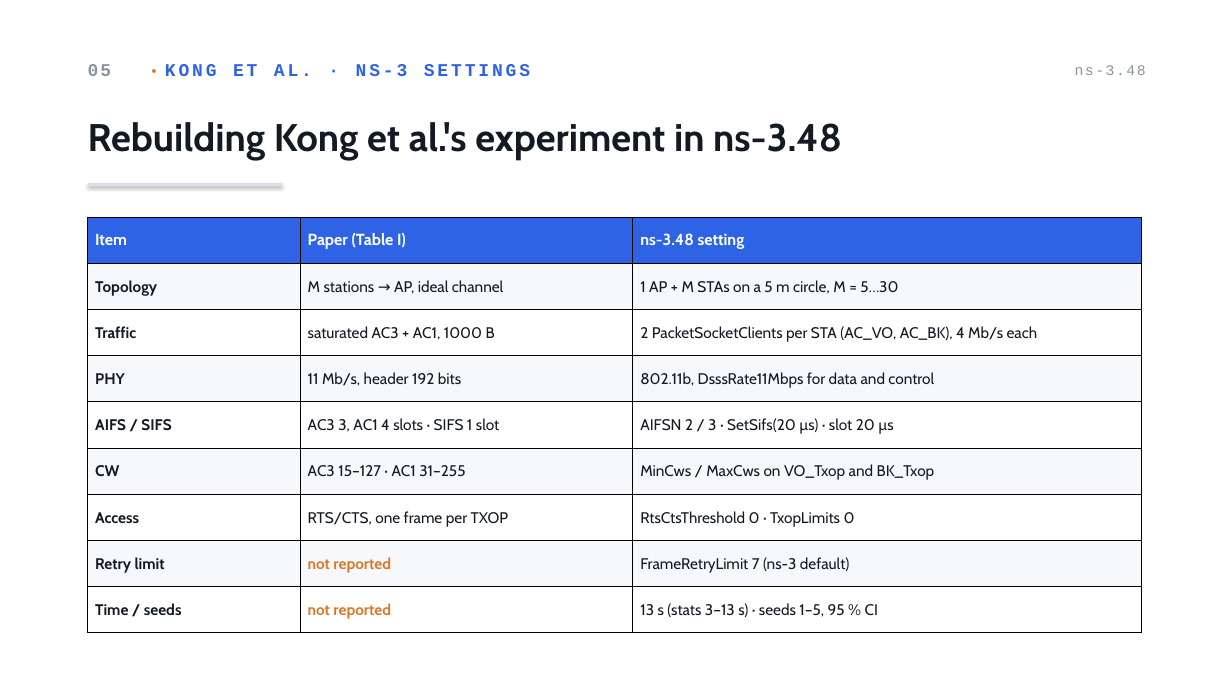
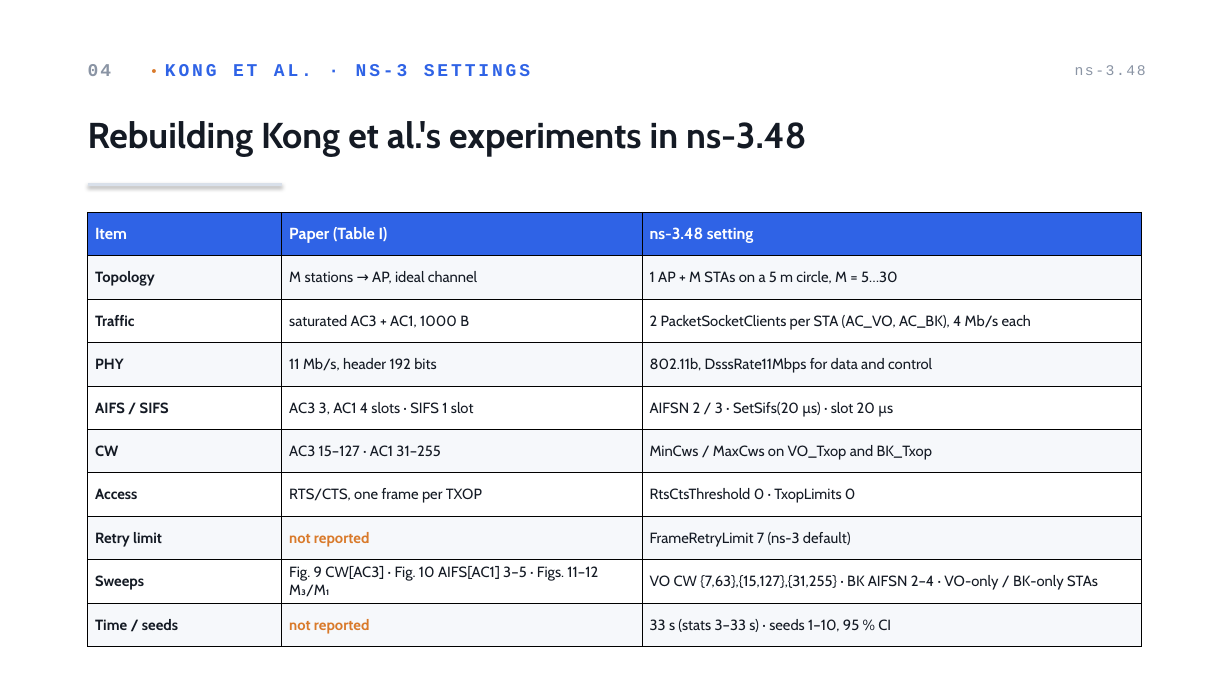
Before and after one commit to AhmadRifqi86/MWN-2026-M11402804-Rifqi, a slide deck: slide 5 of assets/ppt/a3-M11402804-AhmadRifqi.pptx (slide 6 before the commit). Drawn at 1232x693 pixels with LibreOffice and Linux fonts; fonts in the diff are those of the drawing. Boxes give left, top, right and bottom in pixels: in the first picture for what was removed or moved away, otherwise in the second. Text is boxed around its words. In the diff, an @@ line names an element or a change of style, - is before the commit and + after.

```diff
--- a/assets/ppt/a3-M11402804-AhmadRifqi.pptx
+++ b/assets/ppt/a3-M11402804-AhmadRifqi.pptx
@@ text at box(88, 64, 530, 76): text changed @@
-05 • KONG ET AL. · NS-3 SETTINGS
+04 • KONG ET AL. · NS-3 SETTINGS
@@ text at box(88, 121, 806, 157): text changed; size 30 to 28 pt @@
-Rebuilding Kong et al.'s experiment in ns-3.48
+Rebuilding Kong et al.'s experiments in ns-3.48
@@ table at box(88, 213, 1141, 647) @@
-row 9: Time / seeds | not reported | 13 s (stats 3–13 s) · seeds 1–5, 95 % CI
+row 9: Sweeps | Fig. 9 CW[AC3] · Fig. 10 AIFS[AC1] 3–5 · Figs. 11–12 M₃/M₁ | VO CW {7,63},{15,127},{31,255} · BK AIFSN 2–4 · VO-only / BK-only STAs
+row 10: Time / seeds | not reported | 33 s (stats 3–33 s) · seeds 1–10, 95 % CI
@@ table: place and size @@
-table at box(88, 217, 1141, 633)
+table at box(88, 213, 1141, 647)
```
Also in this commit, not shown: 11 other slides changed, 1 slide removed, 2 other files.
